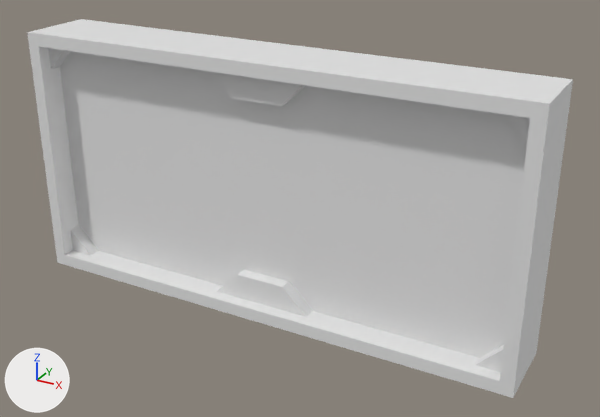
The FBX model GJLJam/Assets/Models/Models/Window.fbx: old version first, new version second.
One viewpoint serves both versions: a camera (50 mm lens) standing at (2.95, -4.93, 3.34) and looking at (0.21, 0.04, 0.85). Arrows for +X, +Y and +Z are at lower left; the lights stay in place. Where no turn or scale is listed for an object, it has been applied to the vertices.

In view in the first picture: 'Window'.
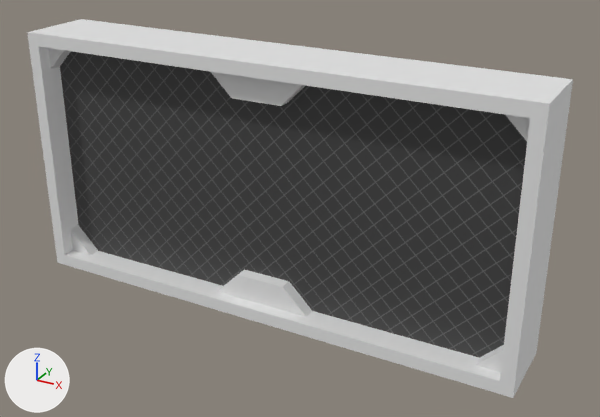
The newer file is also rescaled (x0.5), turned or shifted as a whole; pictures and numbers use the older file's frame.

Patch to the scene script:
```diff
--- a/GJLJam/Assets/Models/Models/Window.fbx.py
+++ b/GJLJam/Assets/Models/Models/Window.fbx.py
@@ img_bulletproof_glass_png @@
+img_bulletproof_glass_png = load_image('Bulletproof_Glass.png', '../../Textures/Objects/Bulletproof_Glass.png', 64, 64, 'sRGB')
@@ mat_regular_glass @@
 mat_regular_glass = principled_material('Regular Glass')
-mat_regular_glass.base_color = (0.8, 0.8, 0.8)  # white #e7e7e7
+mat_regular_glass.texture = img_bulletproof_glass_png
```

Pixel boxes (x1, y1, x2, y2) of what changed, in the pictures (600 x 417 px):
'Window', surface changed (grey to black)
    both: (39, 48, 530, 377)
